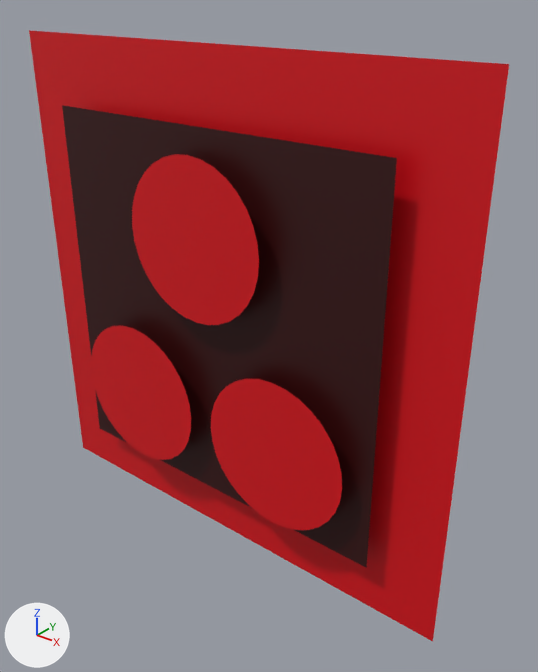
Two versions of the glTF model assets/enemies/enemy-defender-three.glb, one commit apart.
The view is the same before and after, from a camera (50 mm lens) standing at (24.4, -27.5, 16.6) and looking at (2.5, -0.2, -0.3). Arrows for +X, +Y and +Z are at lower left; the lights stay in place.

Names of what the first picture shows: 'EnemyDefenderThreeHull', 'EnemyDefenderThreeIndicatorA', 'EnemyDefenderThreeIndicatorB', 'EnemyDefenderThreeIndicatorC', 'EnemyDefenderThreeOutline'.
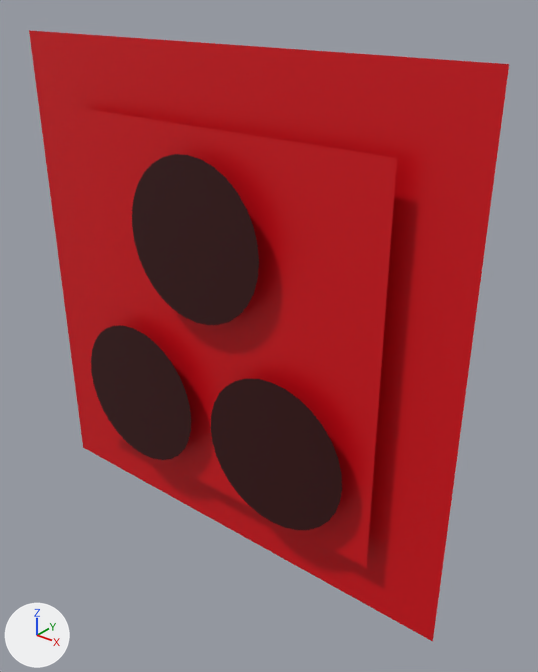
The change, as a diff of the scene's bpy script:
```diff
--- a/assets/enemies/enemy-defender-three.glb.py
+++ b/assets/enemies/enemy-defender-three.glb.py
@@ me_enemydefenderthreehullmesh @@
 me_enemydefenderthreehullmesh.from_pydata(...)  # 4 vertices, 2 faces; spans x -10.3..10.3, y 0.0, z -10.3..10.3
-me_enemydefenderthreehullmesh.materials.append(mat_enemydefenderhullmaterial)  # dark red #350001
+me_enemydefenderthreehullmesh.materials.append(mat_enemydefenderoutlinematerial)  # red #da0012
@@ me_enemydefenderthreeindicatoramesh @@
 me_enemydefenderthreeindicatoramesh.from_pydata(...)  # 32 vertices, 30 faces; spans x -4.22..4.22, y 0.0, z -4.22..4.22
-me_enemydefenderthreeindicatoramesh.materials.append(mat_enemydefenderoutlinematerial)  # red #da0012
+me_enemydefenderthreeindicatoramesh.materials.append(mat_enemydefenderhullmaterial)  # dark red #350001
@@ me_enemydefenderthreeindicatorb @@
 me_enemydefenderthreeindicatorb.from_pydata(...)  # 32 vertices, 30 faces; spans x -4.22..4.22, y 0.0, z -4.22..4.22
-me_enemydefenderthreeindicatorb.materials.append(mat_enemydefenderoutlinematerial_001)  # red #da0012
+me_enemydefenderthreeindicatorb.materials.append(mat_enemydefenderhullmaterial)  # dark red #350001
@@ me_enemydefenderthreeindicatorc @@
 me_enemydefenderthreeindicatorc.from_pydata(...)  # 32 vertices, 30 faces; spans x -4.22..4.22, y 0.0, z -4.22..4.22
-me_enemydefenderthreeindicatorc.materials.append(mat_enemydefenderoutlinematerial_002)  # red #da0012
+me_enemydefenderthreeindicatorc.materials.append(mat_enemydefenderhullmaterial)  # dark red #350001
```

Location of each change, [x1, y1, x2, y2] in pixels of the pictures (538 x 672 px):
'EnemyDefenderThreeHull', recoloured
    both: [62, 105, 397, 568]
'EnemyDefenderThreeIndicatorA', recoloured
    both: [132, 154, 259, 325]
'EnemyDefenderThreeIndicatorB', recoloured
    both: [211, 379, 342, 530]
'EnemyDefenderThreeIndicatorC', recoloured
    both: [91, 326, 191, 460]
